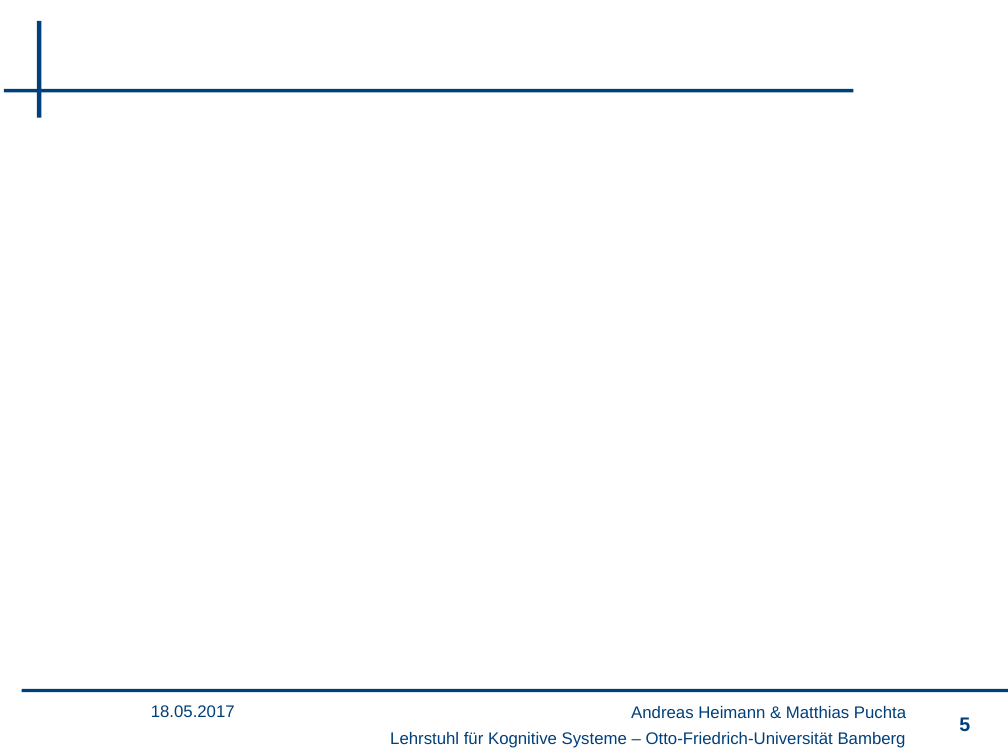
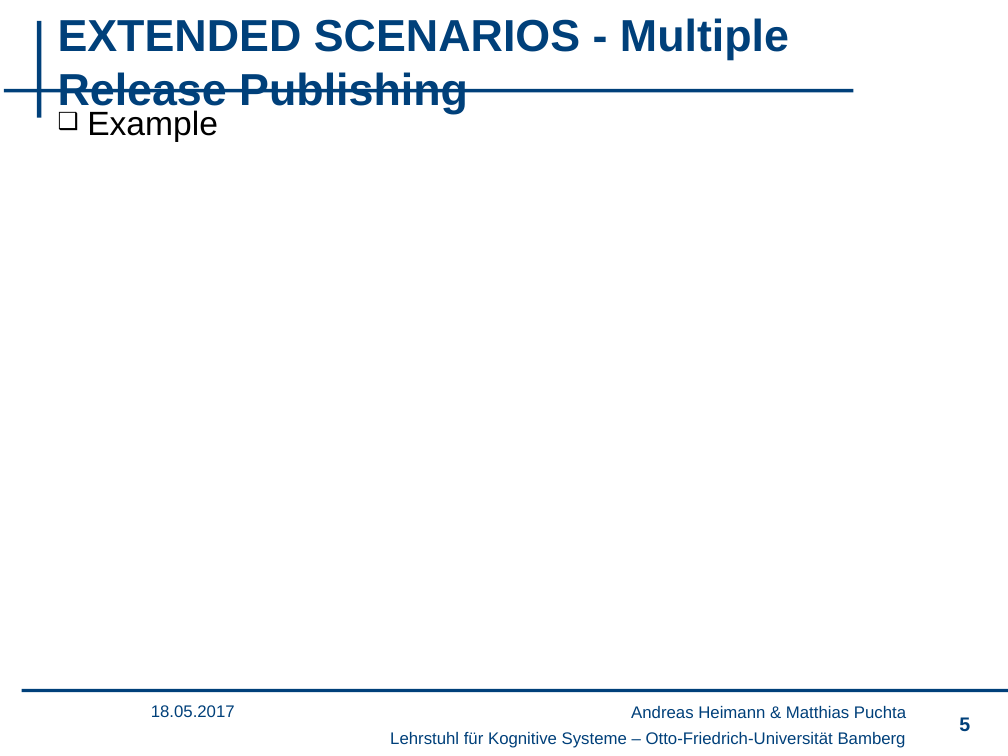
Before and after one commit to wsgan001/PSI-MSem, a slide deck: slide 5 of presentation/sicherheits.pptx. Drawn at 1008x756 pixels with LibreOffice and Linux fonts; fonts in the diff are those of the drawing; background and template pictures are left out. Boxes give left, top, right and bottom in pixels: in the first picture for what was removed or moved away, otherwise in the second. Text is boxed around its words. In the diff, an @@ line names an element or a change of style, - is before the commit and + after.

```diff
--- a/presentation/sicherheits.pptx
+++ b/presentation/sicherheits.pptx
@@ title added at box(58, 18, 789, 114), 32 pt, text #00407A, bold @@
+EXTENDED SCENARIOS - Multiple Release Publishing
@@ text added at box(87, 110, 218, 142), 24 pt, text #000000 @@
+❑ Example
```
Also in this commit, not shown: 2 other slides changed, 9 slides added.
